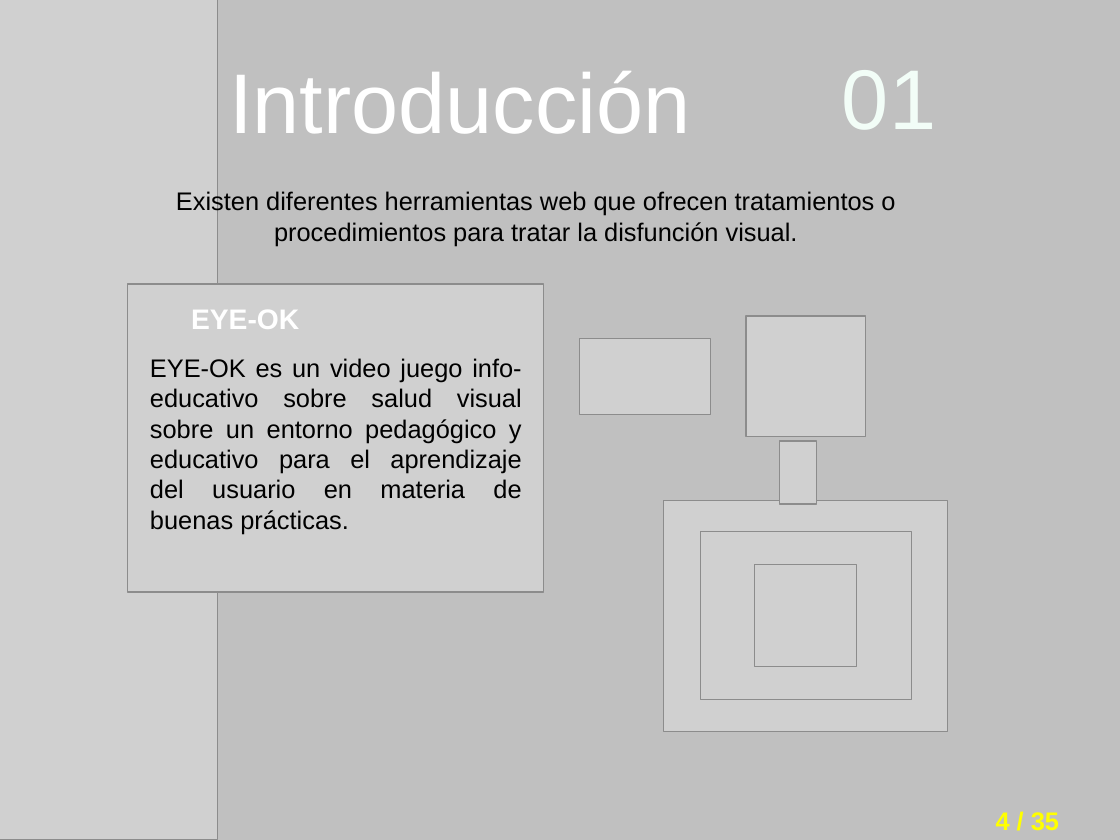
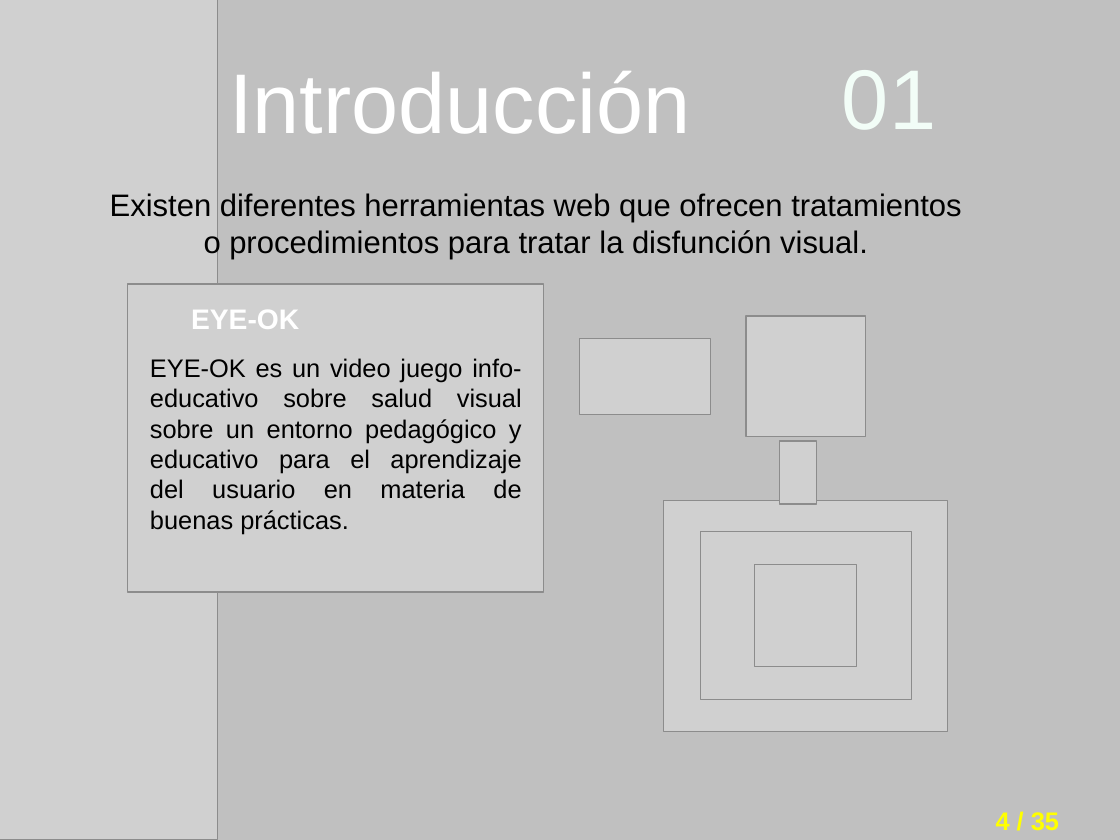
Before and after one commit to i62navpm/PFCweb, a slide deck: slide 4 of Documentación/Presentación.odp. Drawn at 1120x840 pixels with LibreOffice and Linux fonts; fonts in the diff are those of the drawing; grey boxes stand for pictures; background and template pictures are left out. Boxes give left, top, right and bottom in pixels: in the first picture for what was removed or moved away, otherwise in the second. Text is boxed around its words. In the diff, an @@ line names an element or a change of style, - is before the commit and + after.

```diff
--- a/Documentación/Presentación.odp
+++ b/Documentación/Presentación.odp
@@ text "Existen diferentes herramientas web que ..." moved from (x1=176, y1=190, x2=895, y2=246) to (x1=110, y1=193, x2=961, y2=260) @@
@@ text "Existen diferentes herramientas web que ..." at (x1=110, y1=193, x2=961, y2=260): size 18 to 22 pt @@
```
Also in this commit, not shown: 11 other slides changed, 1 other file.
